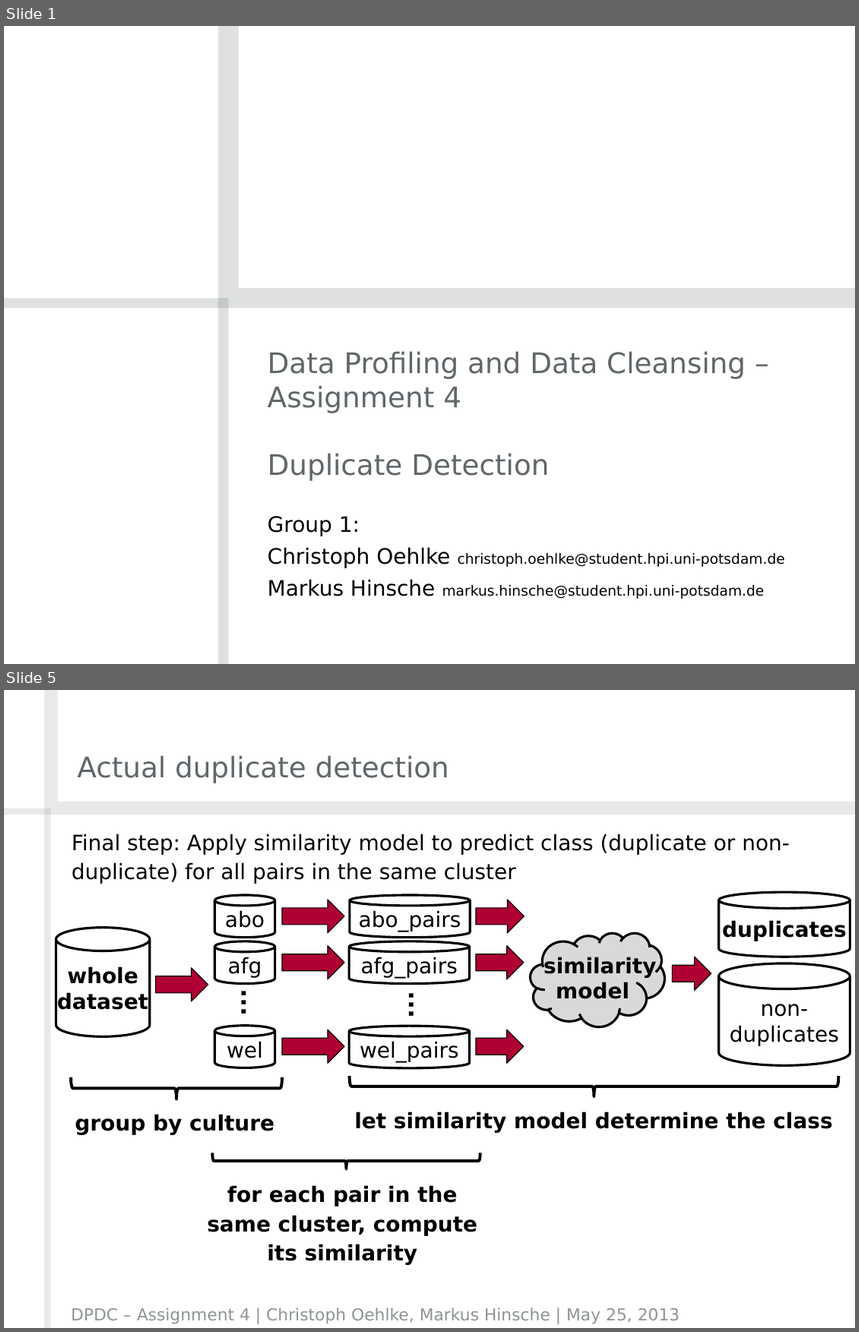
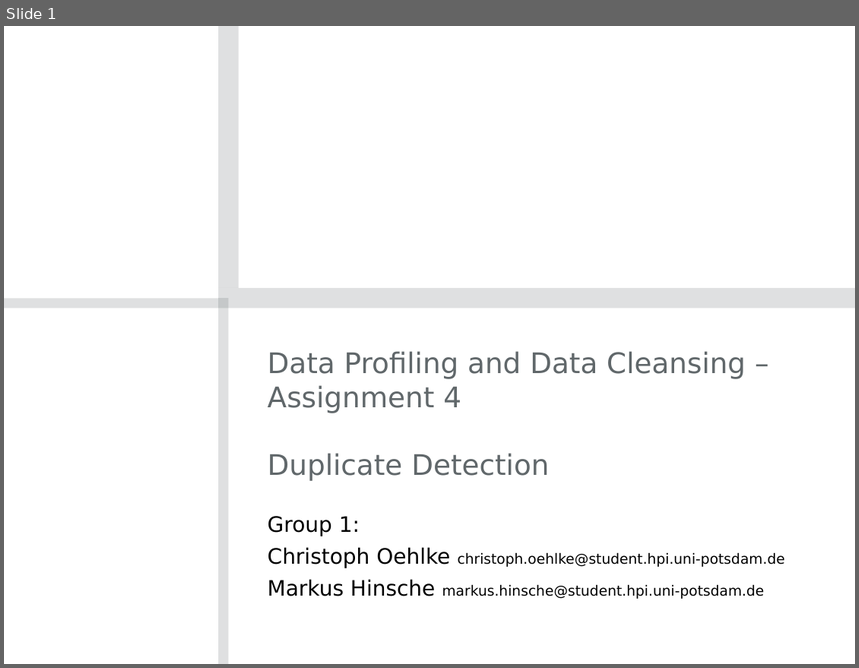
Before and after one commit to crizzy/dpdc-exercises, a slide deck: exercise4/DPDCAssignment4Group01.pptx. Shown one above the other, each under a label of ours: slides 1 and 5 before the commit, slide 1 after it; the slides between them are not shown. The pictures are 859x1332 and 859x668 pixels, drawn with LibreOffice and Linux fonts; fonts in the diff are those of the drawing; background and template pictures are left out. Boxes give left, top, right and bottom in pixels: in the first picture for what was removed or moved away, otherwise in the second. Text is boxed around its words. In the diff, an @@ line names an element or a change of style, - is before the commit and + after.

```diff
--- a/exercise4/DPDCAssignment4Group01.pptx
+++ b/exercise4/DPDCAssignment4Group01.pptx
@@ slide 5 removed at (4,690,855,1328), background #FFFFFF @@
@@ title removed at (77,755,449,783) @@
-Actual duplicate detection
@@ group removed at (4,690,855,1328): 4 rectangles @@
@@ text removed at (72,834,790,884) @@
-Final step: Apply similarity model to predict class (duplicate or non-duplicate) for all pairs in the same cluster
@@ cylinder removed at (719,893,850,958) @@
-duplicates
@@ cylinder removed at (215,895,275,938) @@
-abo
@@ right arrow removed at (282,900,344,932) @@
@@ cylinder removed at (350,895,470,938) @@
-abo_pairs
@@ right arrow removed at (475,900,524,932) @@
@@ cylinder removed at (56,927,150,1037) @@
-whole
-dataset
@@ cloud removed at (530,933,664,1027) @@
-similarity
-model
@@ cylinder removed at (215,941,275,983) @@
-afg
@@ right arrow removed at (282,946,344,980) @@
@@ cylinder removed at (350,941,470,983) @@
-afg_pairs
@@ right arrow removed at (475,946,523,980) @@
@@ right arrow removed at (672,958,712,990) @@
@@ right arrow removed at (155,968,208,1002) @@
@@ text removed at (218,980,256,1026) @@
-...
@@ text removed at (386,983,424,1027) @@
-...
@@ cylinder removed at (719,964,850,1065) @@
-non-
-duplicates
@@ cylinder removed at (215,1025,275,1068) @@
-wel
@@ right arrow removed at (282,1030,344,1063) @@
@@ cylinder removed at (350,1026,470,1068) @@
-wel_pairs
@@ right arrow removed at (475,1030,523,1063) @@
@@ left brace removed at (349,1077,838,1097) @@
@@ left brace removed at (71,1078,282,1100) @@
@@ text removed at (75,1114,275,1135) @@
-group by culture
@@ text removed at (354,1112,832,1133) @@
-let similarity model determine the class
@@ left brace removed at (212,1153,481,1170) @@
@@ text removed at (207,1186,477,1265) @@
-for each pair in the same cluster, compute its similarity
@@ text removed at (71,1308,680,1325) @@
-DPDC – Assignment 4 | Christoph Oehlke, Markus Hinsche | May 25, 2013
```
Also in this commit, not shown: 2 slides changed, 6 slides added, 2 other slides removed.
